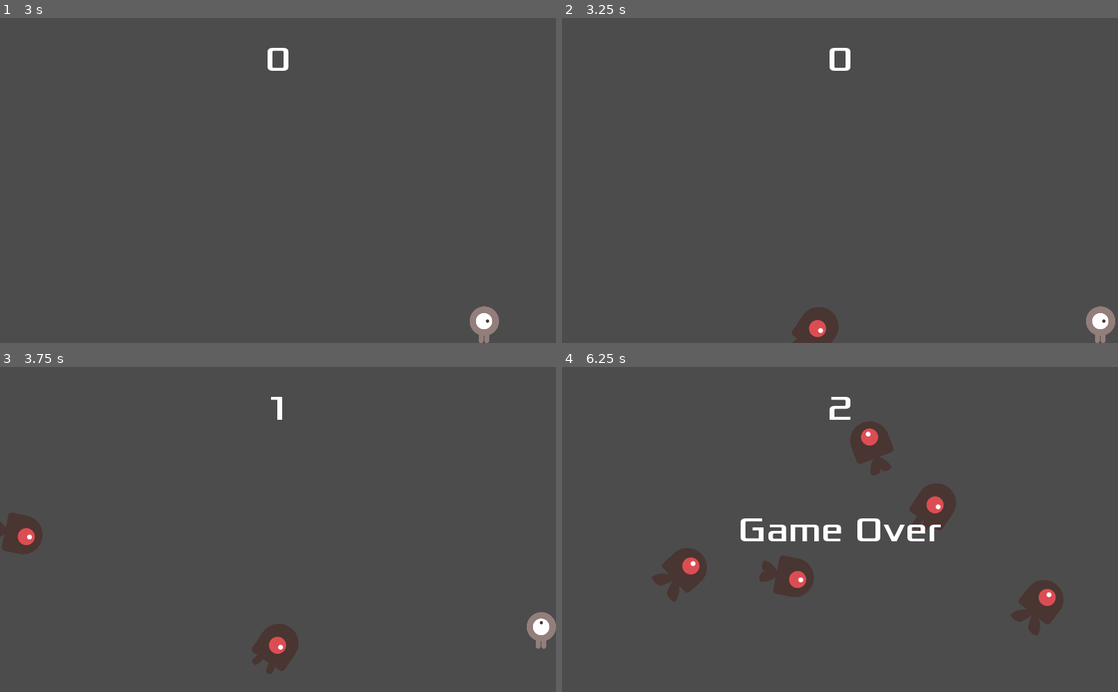
Above: before the commit, frames 1-4 (two rows, left to right).
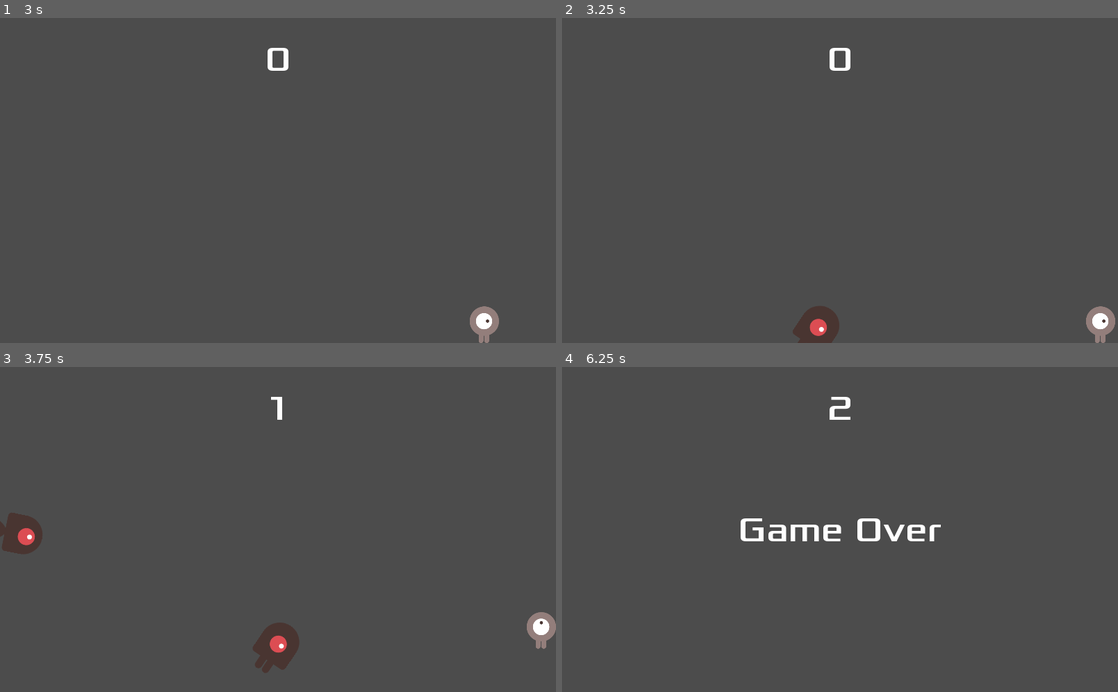
Above: after the commit, the same moments.

Repository: Lalourche/hello-godot
Game: Godot game, scene res://Main.tscn
Same seed, same stepped clock (60 frames per second), same inputs: the game is played once before the commit and once after it. The engine's default icon, where the game draws it, is replaced by a stand-in: a white triangle on a blue panel in a dark square.
Inputs:
- Up to frame 1 (3 s): click "Start" at 0.5 s; tap Enter at 1.25 s; hold Right (ui_right) 1.28-2.03 s; hold Down (ui_down) 2.03-2.78 s; hold Right (ui_right) from 2.78 s (still down)
- Up to frame 2 (3.25 s): keep holding Right (ui_right)
- Up to frame 3 (3.75 s): release Right (ui_right) at 3.53 s; hold Up (ui_up) from 3.53 s (still down)
- Up to frame 4 (6.25 s): release Up (ui_up) at 4.28 s; hold Left (ui_left) 4.28-5.78 s; hold Down (ui_down) from 5.78 s (still down)

Frame 1 is identical in both runs. In frame 2, less than 0.1% of the frame differs, in the area x 41-50%, y 88-100%; in frame 3, 0.1%; in frame 4, 4.3%, in the area x 16-91%, y 16-83%.

Commit message:
Remove mobs on gameover

Diff:
--- a/Main.gd
+++ b/Main.gd
@@ -19,6 +19,8 @@
 	$ScoreTimer.stop()
 	$MobTimer.stop()
 	$HUD.show_game_over()
+	# Remove all mobs
+	get_tree().call_group("mobs", "queue_free")
 
 func new_game():
 	score = 0
--- a/Mob.tscn
+++ b/Mob.tscn
@@ -10,11 +10,6 @@
 
 [sub_resource type="SpriteFrames" id=1]
 animations = [ {
-"frames": [ ExtResource( 5 ), ExtResource( 6 ) ],
-"loop": true,
-"name": "fly",
-"speed": 3.0
-}, {
 "frames": [ ExtResource( 4 ), ExtResource( 2 ) ],
 "loop": true,
 "name": "walk",
@@ -24,13 +19,20 @@
 "loop": true,
 "name": "swim",
 "speed": 3.0
+}, {
+"frames": [ ExtResource( 5 ), ExtResource( 6 ) ],
+"loop": true,
+"name": "fly",
+"speed": 3.0
 } ]
 
 [sub_resource type="CapsuleShape2D" id=2]
 radius = 36.046
 height = 23.6754
 
-[node name="Mob" type="RigidBody2D"]
+[node name="Mob" type="RigidBody2D" groups=[
+"mobs",
+]]
 collision_mask = 0
 gravity_scale = 0.0
 script = ExtResource( 7 )
@@ -42,7 +44,6 @@
 scale = Vector2( 0.75, 0.75 )
 frames = SubResource( 1 )
 animation = "walk"
-frame = 1
 playing = true
 
 [node name="CollisionShape2D" type="CollisionShape2D" parent="."]
